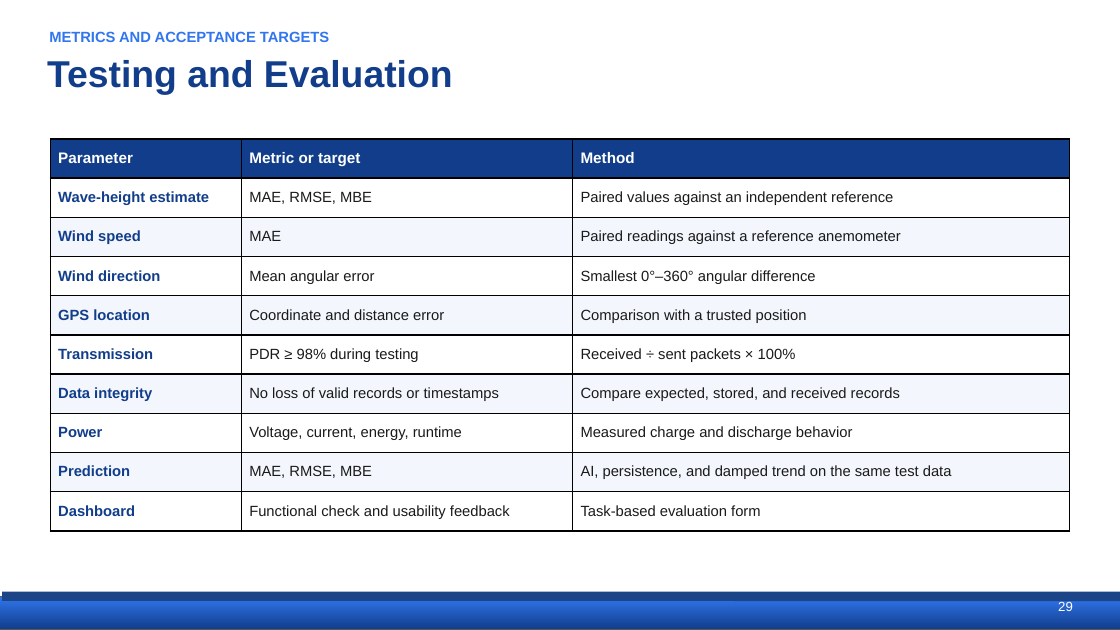
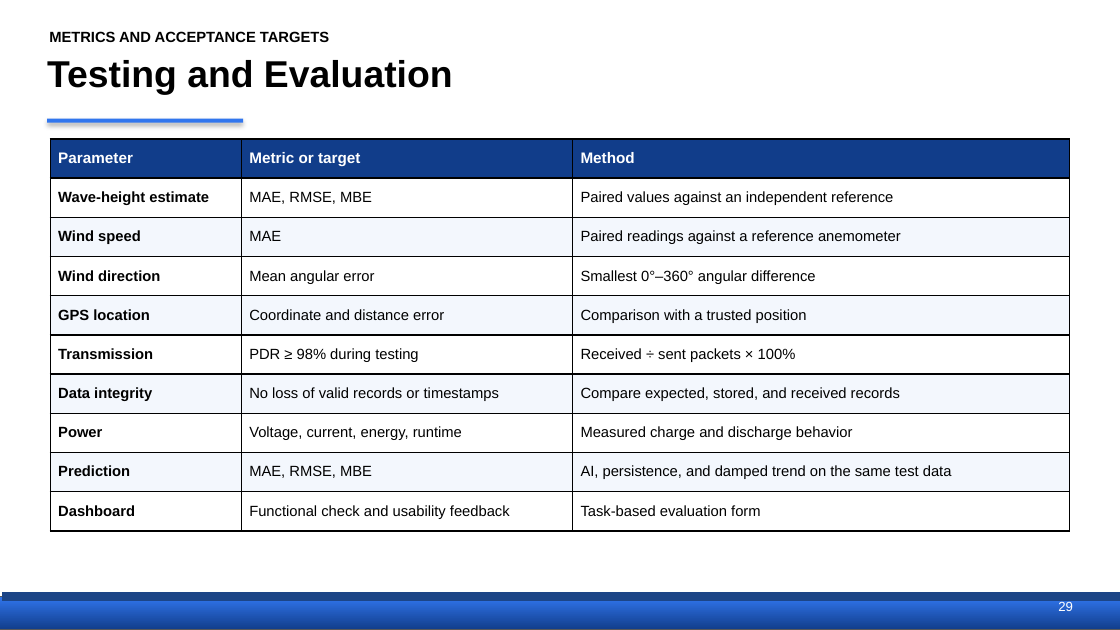
Before and after one commit to Ruzz-1010/Project-FALCON-01, a slide deck: slide 29 of THESIS DOCUMENTATION/FALCON_Proposal_Defense.pptx (slide 28 before the commit). Drawn at 1120x630 pixels with LibreOffice and Linux fonts; fonts in the diff are those of the drawing. Boxes give left, top, right and bottom in pixels: in the first picture for what was removed or moved away, otherwise in the second. Text is boxed around its words. In the diff, an @@ line names an element or a change of style, - is before the commit and + after.

Commit message:
docs: set proposal defense deck text to black

```diff
--- a/THESIS DOCUMENTATION/FALCON_Proposal_Defense.pptx
+++ b/THESIS DOCUMENTATION/FALCON_Proposal_Defense.pptx
@@ text "METRICS AND ACCEPTANCE TARGETS" at box(49, 31, 329, 42): text colour #3176EE to #000000 @@
@@ title "Testing and Evaluation" at box(47, 60, 453, 95): text colour #113D8A to #000000 @@
@@ rectangle added at box(47, 119, 243, 123), fill #3176EE @@
@@ table at box(50, 139, 1071, 531) @@
@@ text colour #113D8A to #000000 in "Wave-height estimate", "Wind speed", "Wind direction", "GPS location" and 5 more places @@
@@ text colour #1A1A1A to #000000 in "MAE, RMSE, MBE", "Paired values against an independent reference", "MAE", "Paired readings against a reference anemometer" and 14 more places @@
@@ borders changed @@
```
Also in this commit, not shown: 34 other slides changed, 1 slide added.
